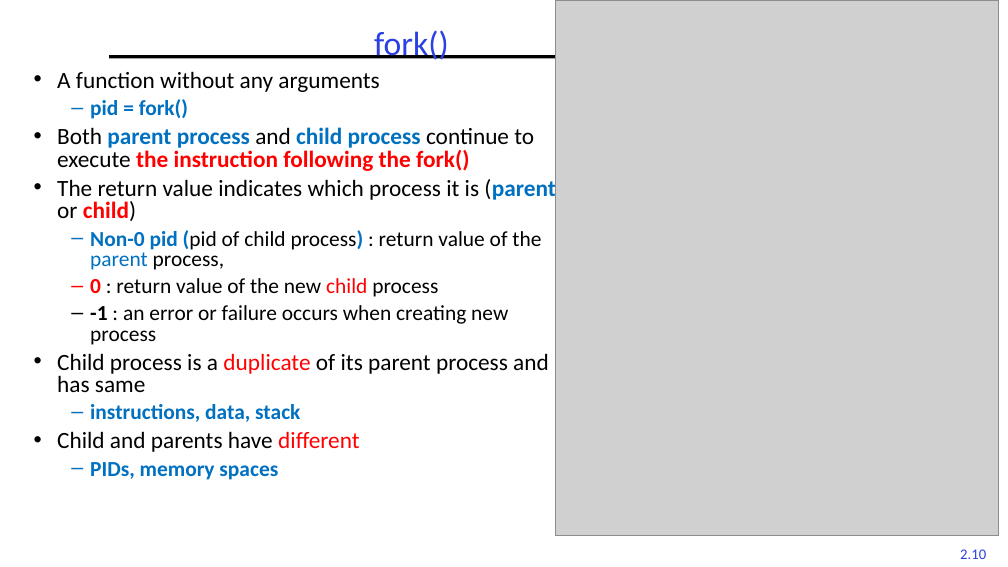
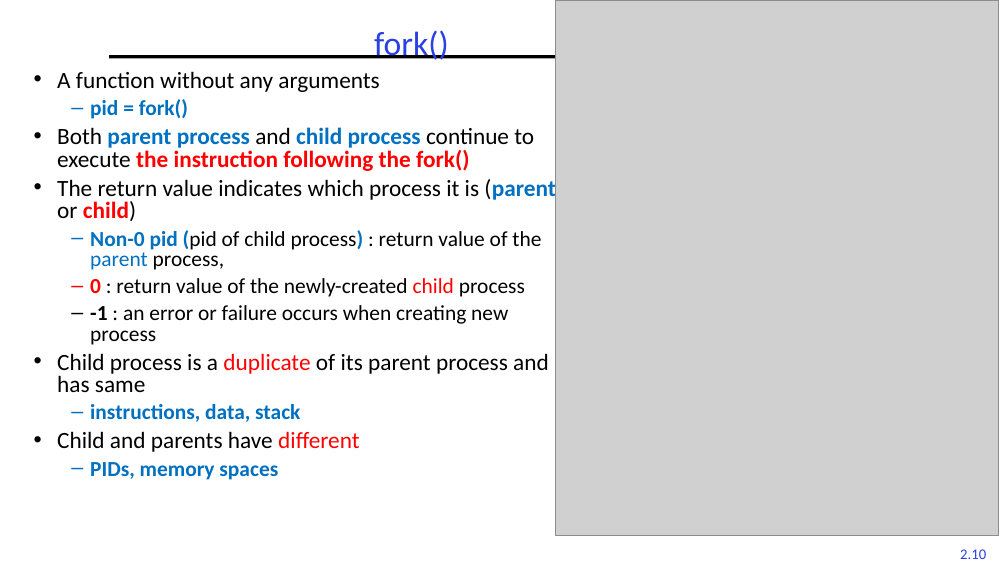
Before and after one commit to guhofstra/CSC256Fa25, a slide deck: slide 10 of PPTs/L2-Processes Threads.pptx. Drawn at 1008x567 pixels with LibreOffice and Linux fonts; fonts in the diff are those of the drawing; grey boxes stand for pictures. Boxes give left, top, right and bottom in pixels: in the first picture for what was removed or moved away, otherwise in the second. Text is boxed around its words. In the diff, an @@ line names an element or a change of style, - is before the commit and + after.

```diff
--- a/PPTs/L2-Processes Threads.pptx
+++ b/PPTs/L2-Processes Threads.pptx
@@ text at (x1=90, y1=278, x2=525, y2=297): text changed @@
-  – 0 : return value of the new child process
+  – 0 : return value of the newly-created child process
```
Also in this commit, not shown: 10 other slides changed, 1 slide removed, 11 other files.
